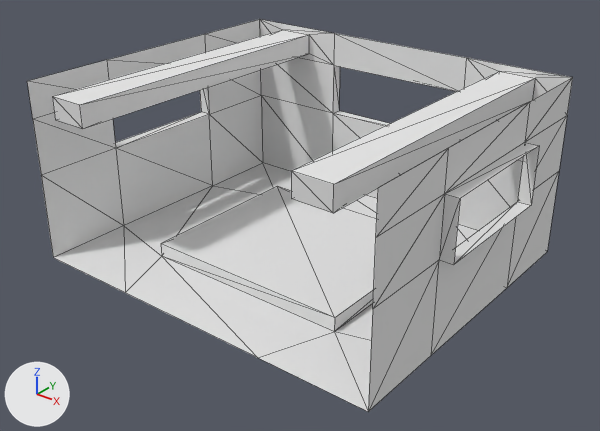
Before and after pictures for a commit that changed the OBJ model PathTracer/Res/obj1.obj.
One viewpoint serves both versions: a camera (50 mm lens) standing at (20.9, -25.9, 18.3) and looking at (0.4, -0.4, 2.4). The axes (+X, +Y, +Z) are drawn at lower left. The lights are the same throughout. Mesh edges are drawn as thin lines. Where no turn or scale is listed for an object, it has been applied to the vertices.

Names of what the first picture shows: 'obj1'.
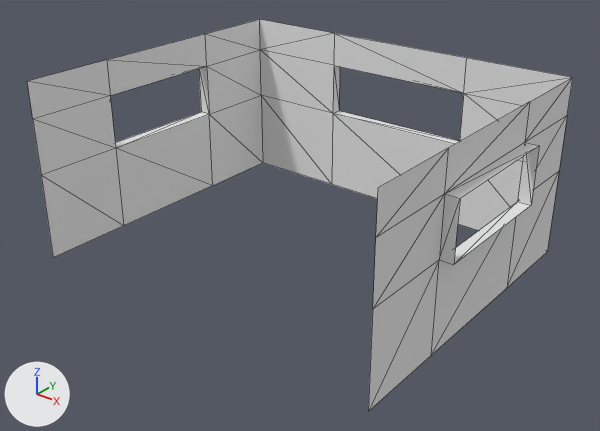
The newer file is also rescaled (x1.115), turned or shifted as a whole; pictures and numbers use the older file's frame.

The change in detail:
me_obj1 is used by ob_obj1; location (0.0, 0.0, 0.0).
me_obj1 had 78 vertices, 130 faces and spanned x -9.1..9.3, y -7.1..7.9, z 0.1..8.3.
me_obj1 now has 52 vertices, 72 faces and spans x -9.1..9.3, y -7.1..7.9, z 0.1..8.3.
Part 1, on me_obj1:
26 vertices are removed from x -6.9..7.1, y -7.1..7.4, z 0.1..8.0.
62 faces are deleted.
4 new faces join them.

Pixel boxes [x1, y1, x2, y2] of what changed, in the pictures (600 x 431 px):
part 1 of me_obj1, cut back
    before: [52, 19, 573, 411]
    after: [260, 19, 573, 106]
